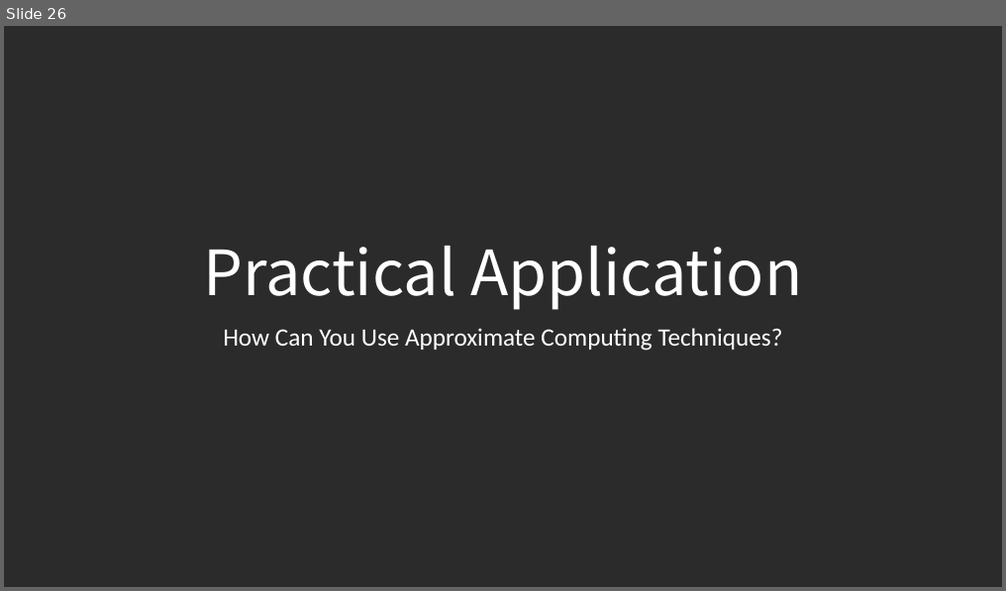
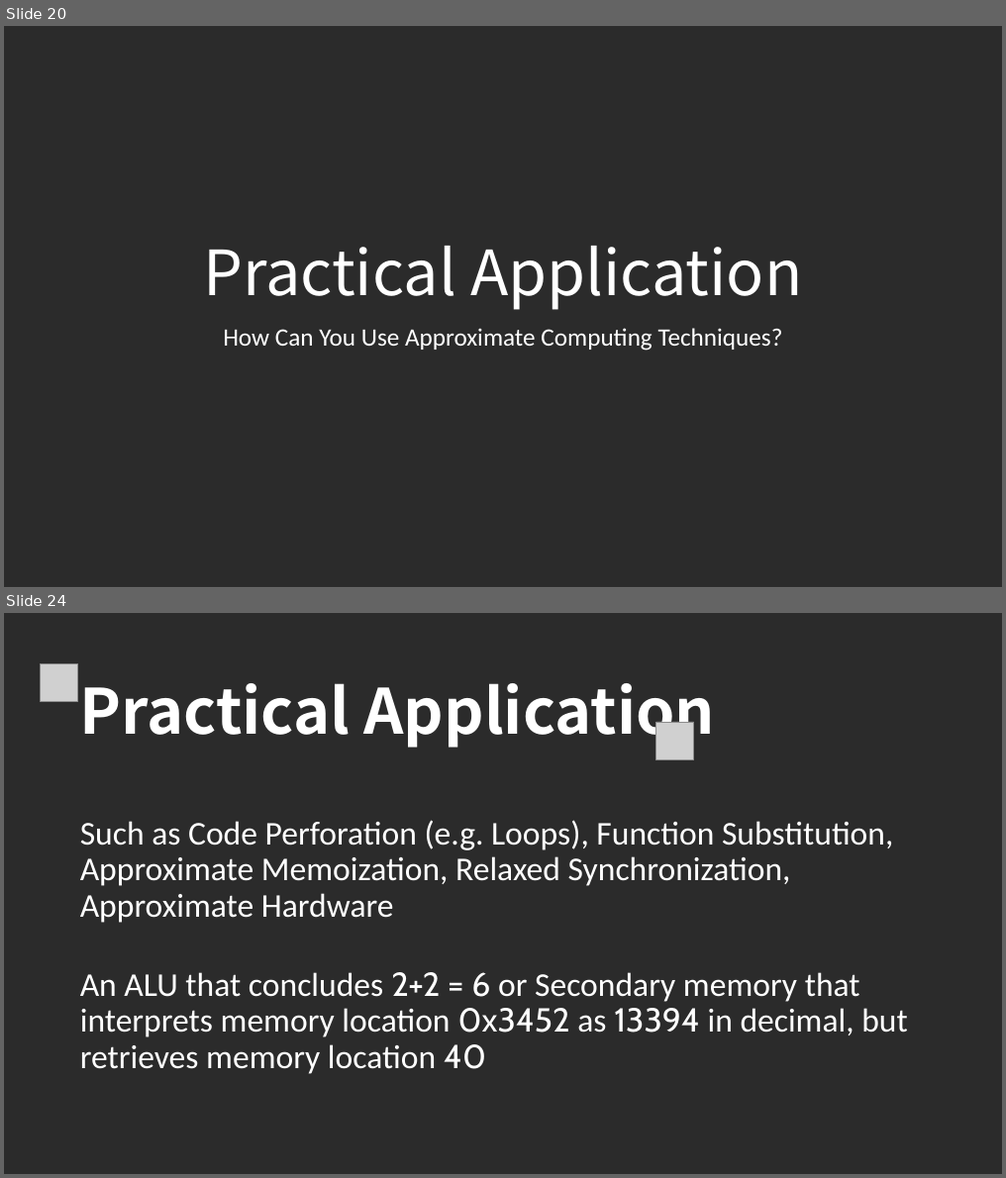
Before and after one commit to LoloMarty/2024-, a slide deck: CS4630/Approximate Computing.pptx. Shown one above the other, each under a label of ours: slide 26 before the commit, slides 20 and 24 after it; the slides between them are not shown. The pictures are 1006x591 and 1006x1178 pixels, drawn with LibreOffice and Linux fonts; fonts in the diff are those of the drawing; grey boxes stand for pictures; background and template pictures are left out; a plain dark background stands for a picture behind light text. Boxes give left, top, right and bottom in pixels: in the first picture for what was removed or moved away, otherwise in the second. Text is boxed around its words. In the diff, an @@ line names an element or a change of style, - is before the commit and + after.

Commit message:
Updated Slides

```diff
--- a/CS4630/Approximate Computing.pptx
+++ b/CS4630/Approximate Computing.pptx
@@ slide 24 added at [4, 613, 1002, 1174], background picture (left out) @@
@@ picture added at [40, 663, 78, 702] @@
@@ text added at [80, 683, 716, 749], 60 pt, text #FFFFFF, bold @@
+Practical Application
@@ picture added at [656, 722, 694, 760] @@
@@ text added at [80, 820, 893, 923], 32 pt, text #FFFFFF @@
+Such as Code Perforation (e.g. Loops), Function Substitution, Approximate Memoization, Relaxed Synchronization, Approximate Hardware
@@ text added at [80, 972, 908, 1074], 32 pt, text #FFFFFF @@
+An ALU that concludes 2+2 = 6 or Secondary memory that interprets memory location 0x3452 as 13394 in decimal, but retrieves memory location 40
@@ what was slide 26 is now slide 20 @@
```
Also in this commit, not shown: 19 other slides added, 6 slides removed, 1 other file.
